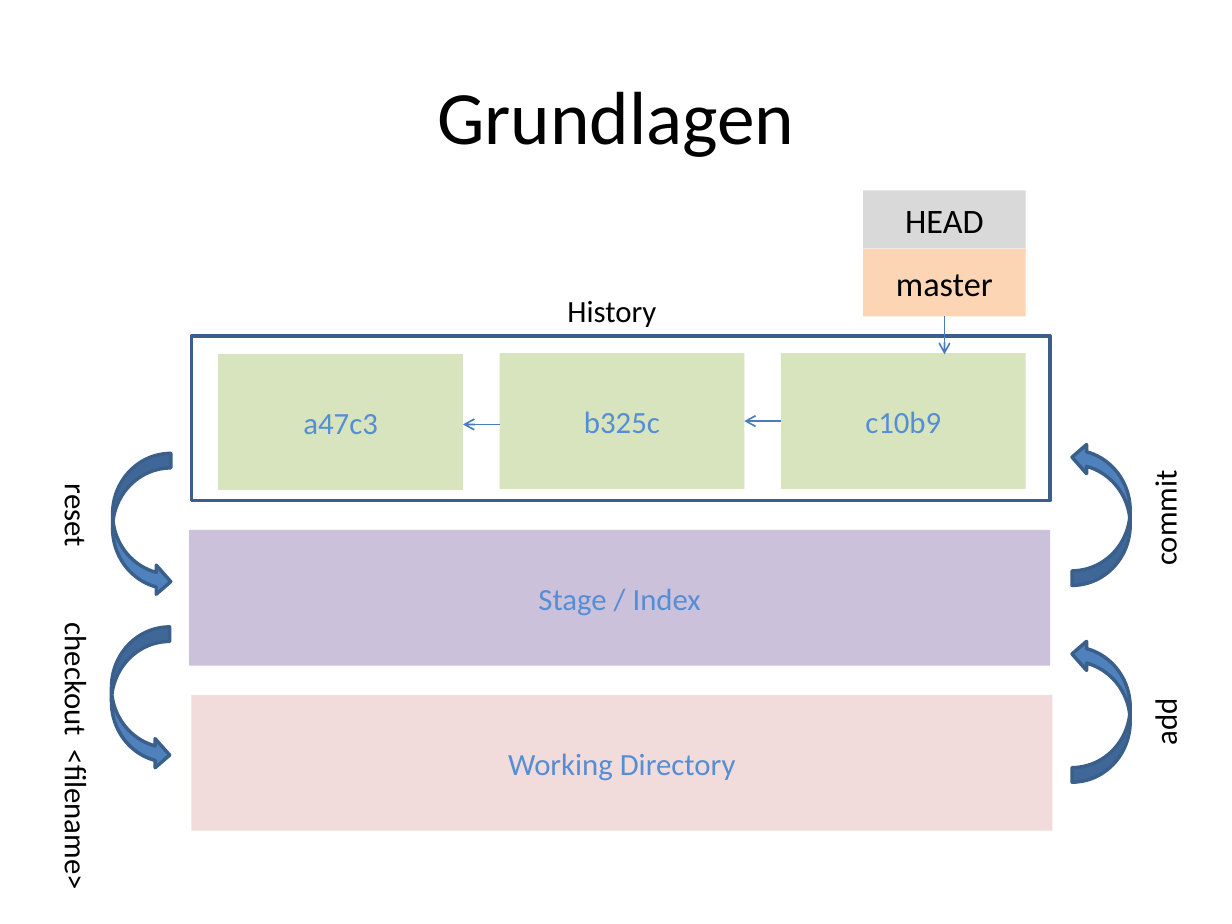
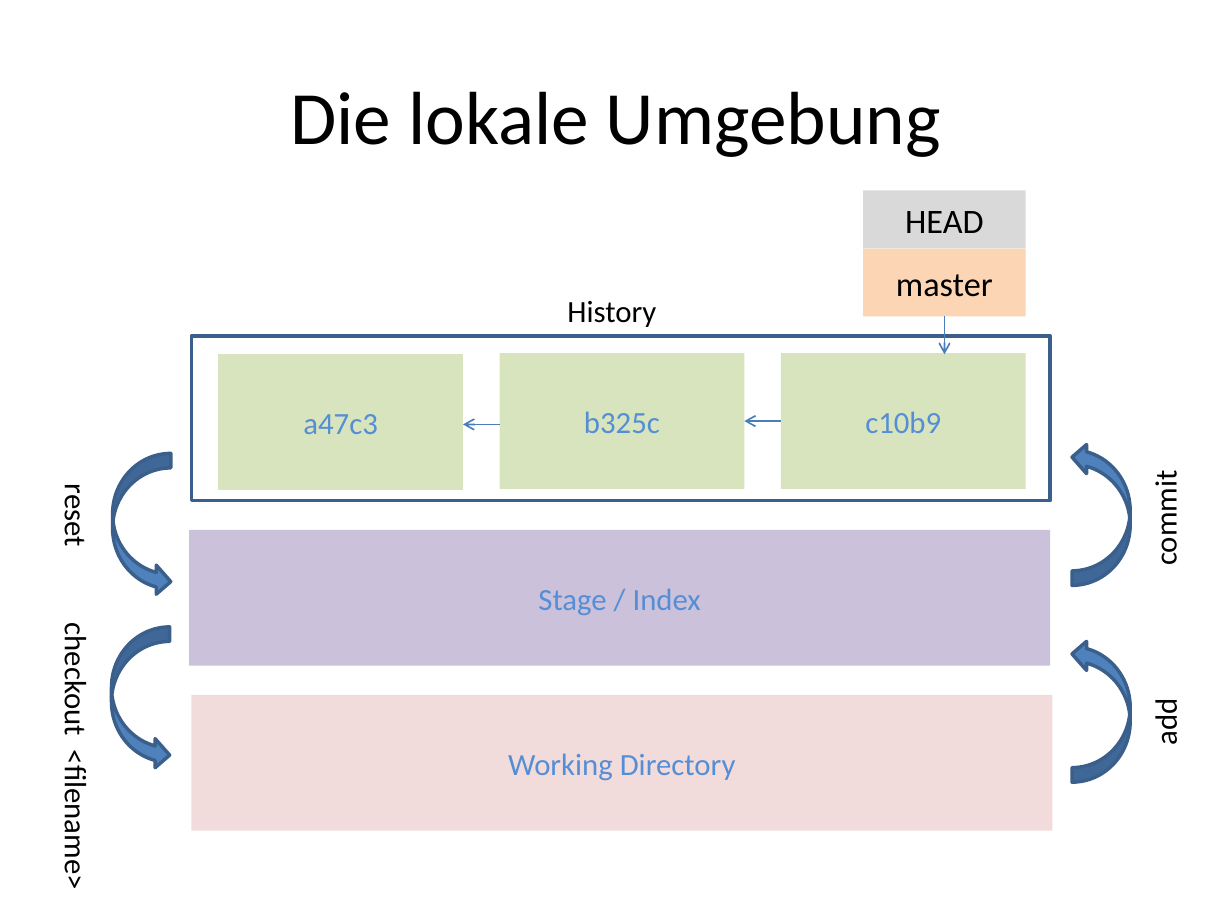
Before and after one commit to kotlincook/gitplayground, a slide deck: slide 4 of GIT.pptx (slide 2 before the commit). Drawn at 1232x924 pixels with LibreOffice and Linux fonts; fonts in the diff are those of the drawing. Boxes give left, top, right and bottom in pixels: in the first picture for what was removed or moved away, otherwise in the second. Text is boxed around its words. In the diff, an @@ line names an element or a change of style, - is before the commit and + after.

```diff
--- a/GIT.pptx
+++ b/GIT.pptx
@@ title at <box>290,91,941,157</box>: text changed @@
-Grundlagen
+Die lokale Umgebung
```
Also in this commit, not shown: 7 other slides changed, 12 slides added, 1 other file.
